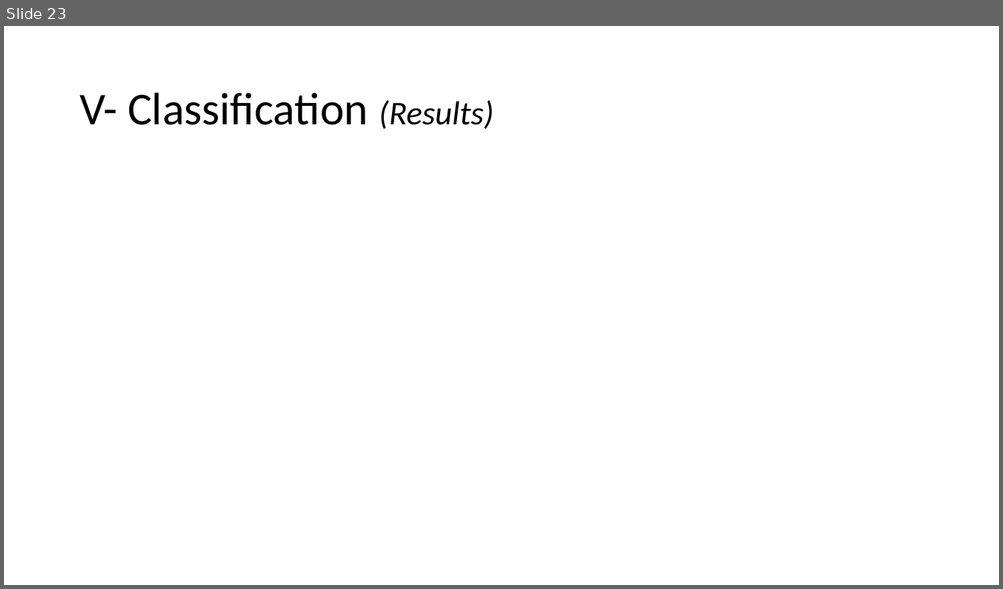
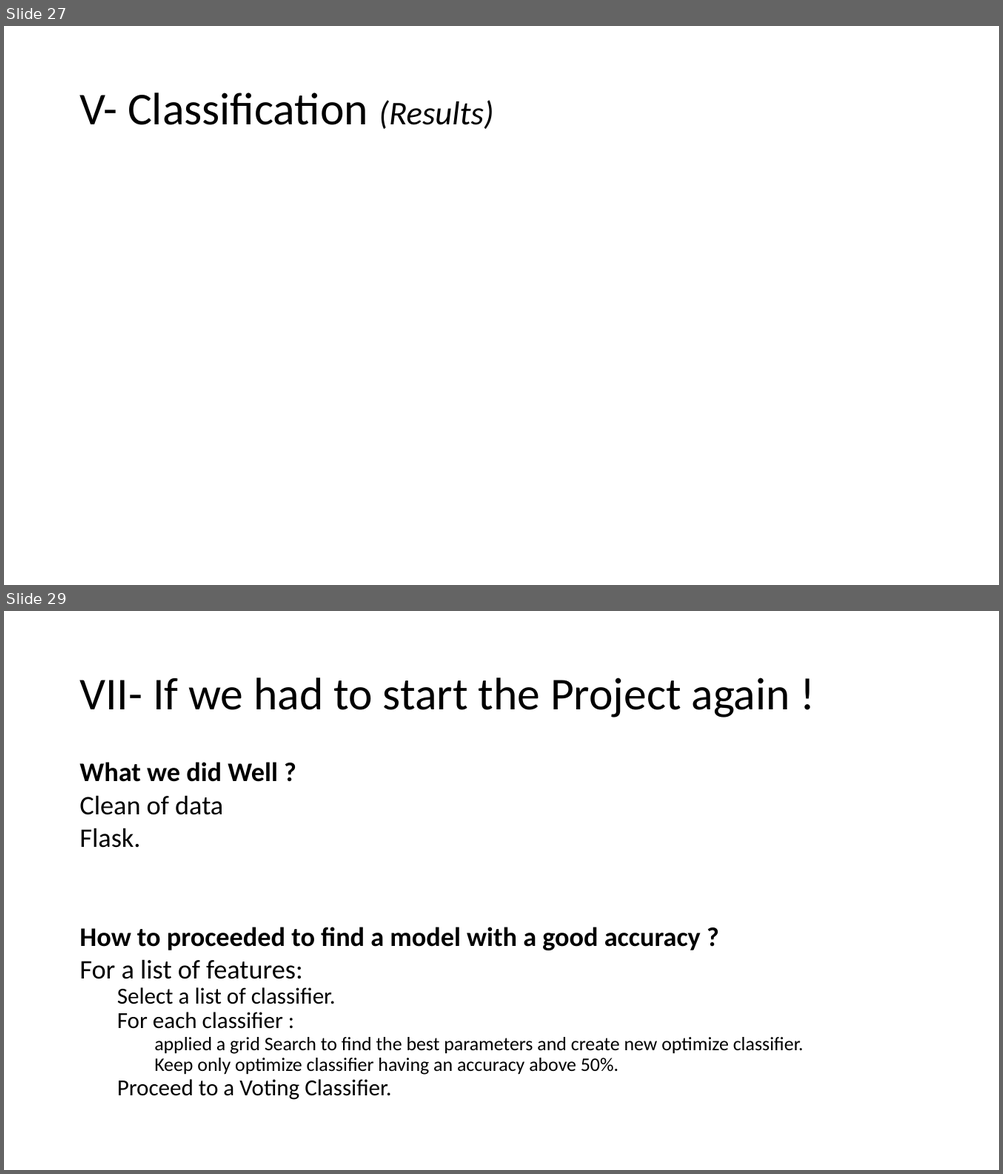
Before and after one commit to Leodespt/Projet_Python, a slide deck: Presentation_Python.pptx. Shown one above the other, each under a label of ours: slide 23 before the commit, slides 27 and 29 after it; the slides between them are not shown. The pictures are 1003x589 and 1003x1174 pixels, drawn with LibreOffice and Linux fonts; fonts in the diff are those of the drawing. Boxes give left, top, right and bottom in pixels: in the first picture for what was removed or moved away, otherwise in the second. Text is boxed around its words. In the diff, an @@ line names an element or a change of style, - is before the commit and + after.

```diff
--- a/Presentation_Python.pptx
+++ b/Presentation_Python.pptx
@@ slide 29 added at <box>4,611,999,1170</box>, background #FFFFFF @@
@@ title added at <box>79,678,790,718</box>, 44 pt, text #000000 @@
+VII- If we had to start the Project again !
@@ text added at <box>79,762,803,1100</box>, 18.5 pt, text #000000 @@
+What we did Well ?
+Clean of data
+Flask.
+How to proceeded to find a model with a good accuracy ?
+For a list of features:
+  Select a list of classifier.
+  For each classifier :
+    applied a grid Search to find the best parameters and create new optimize classifier.
+    Keep only optimize classifier having an accuracy above 50%.
+  Proceed to a Voting Classifier.
@@ what was slide 23 is now slide 27 @@
```
Also in this commit, not shown: 2 slides changed, 6 other slides added, 1 slide removed, 1 other file.
